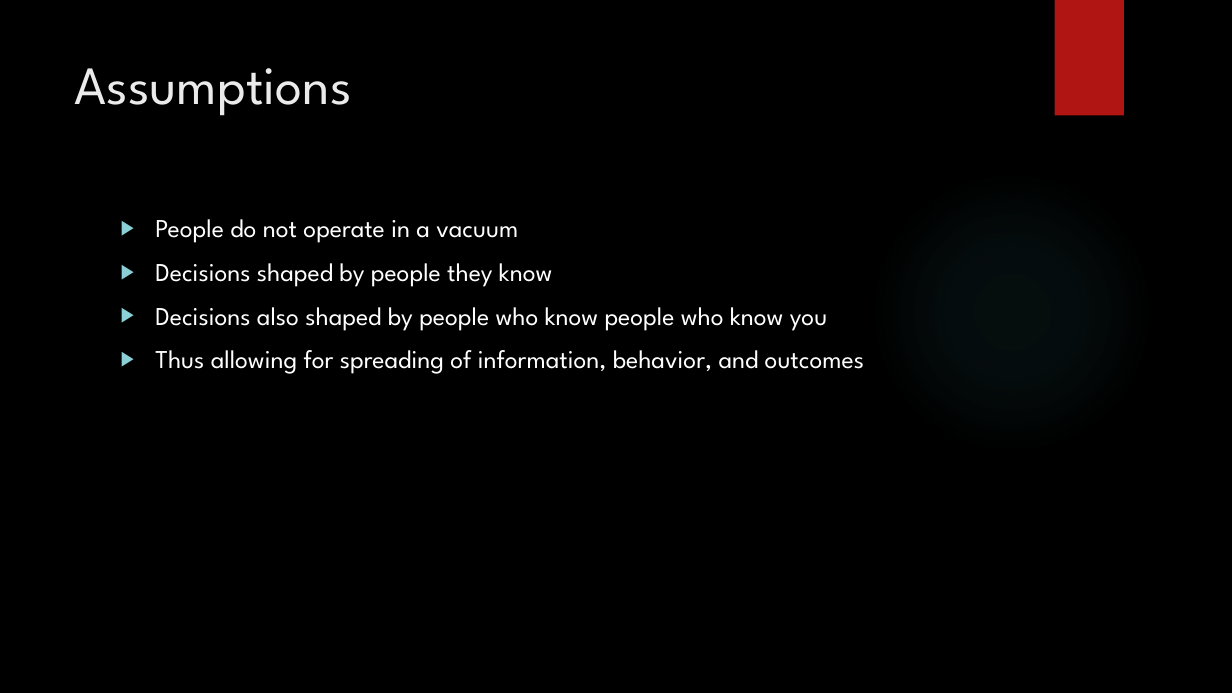
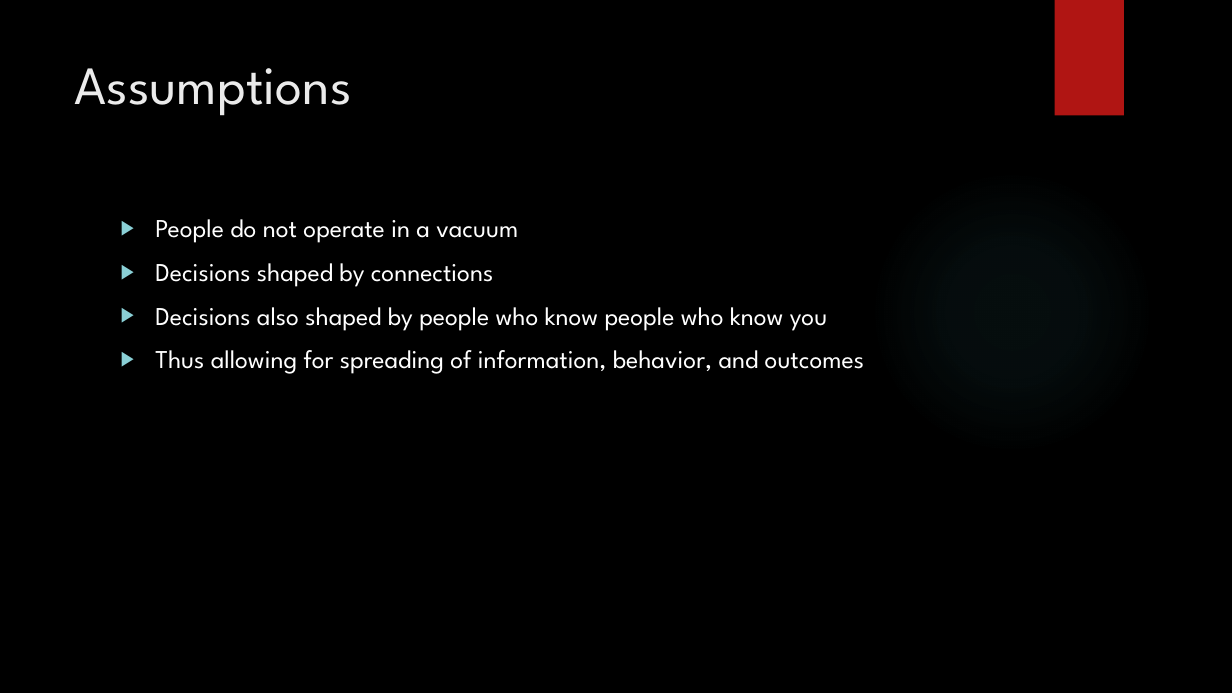
Before and after one commit to dwallc/Workshops, a slide deck: slide 4 of R/Basic Network Analysis Using R/Basic Network Analysis using R.pptx. Drawn at 1232x693 pixels with LibreOffice and Linux fonts; fonts in the diff are those of the drawing; background and template pictures are left out. Boxes give left, top, right and bottom in pixels: in the first picture for what was removed or moved away, otherwise in the second. Text is boxed around its words. In the diff, an @@ line names an element or a change of style, - is before the commit and + after.

```diff
--- a/R/Basic Network Analysis Using R/Basic Network Analysis using R.pptx
+++ b/R/Basic Network Analysis Using R/Basic Network Analysis using R.pptx
@@ text at bbox=[155, 263, 493, 287]: text changed @@
-▶ Decisions shaped by people they know
+▶ Decisions shaped by connections
```
Also in this commit, not shown: 3 other slides changed.
